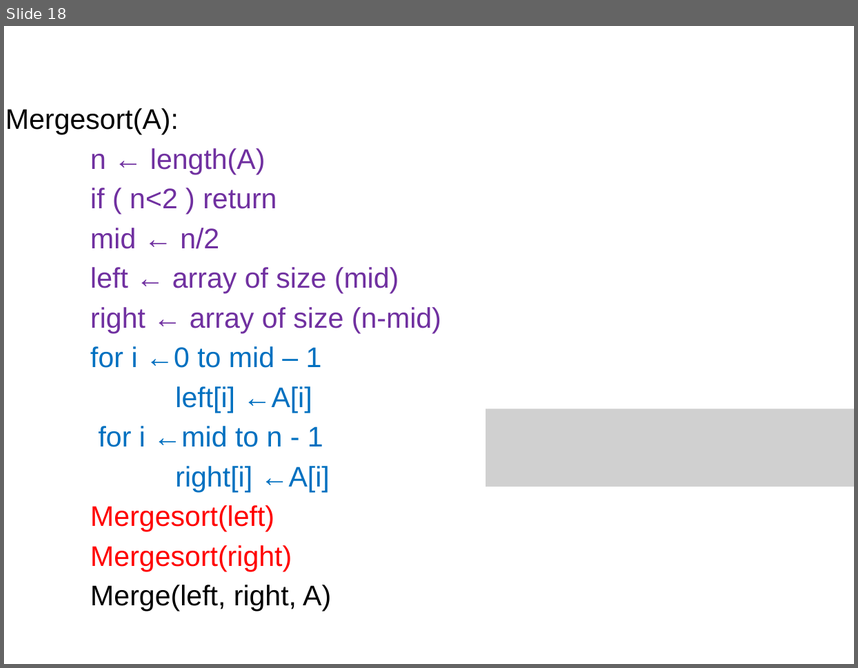
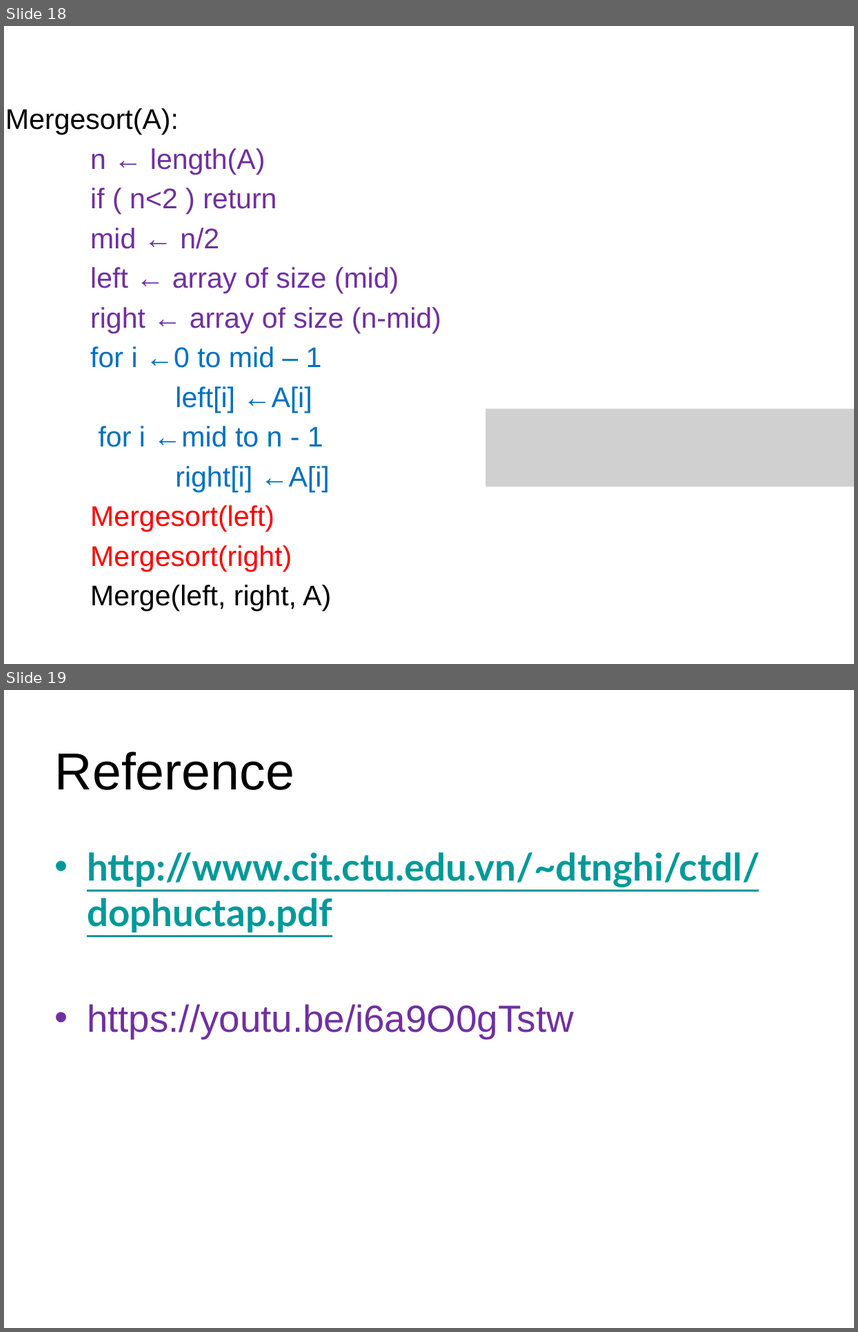
Before and after one commit to TNT535/CS112.L23.KHCL_Recursive_algorithm, a slide deck: CS112_Group2.pptx. Shown one above the other, each under a label of ours: slide 18 before the commit, slides 18 and 19 after it. The pictures are 858x668 and 858x1332 pixels, drawn with LibreOffice and Linux fonts; fonts in the diff are those of the drawing; grey boxes stand for pictures; background and template pictures are left out. Boxes give left, top, right and bottom in pixels: in the first picture for what was removed or moved away, otherwise in the second. Text is boxed around its words. In the diff, an @@ line names an element or a change of style, - is before the commit and + after.

Commit message:
update references

```diff
--- a/CS112_Group2.pptx
+++ b/CS112_Group2.pptx
@@ slide 19 added at [4,690,854,1328], background picture (left out) @@
@@ title added at [55,751,294,790], 44 pt, text #000000 @@
+Reference
@@ text added at [87,852,760,1038], 32 pt, text #009999, bold, underline @@
+• http://www.cit.ctu.edu.vn/~dtnghi/ctdl/dophuctap.pdf
+• https://youtu.be/i6a9O0gTstw
```
Also in this commit, not shown: 1 other file.
